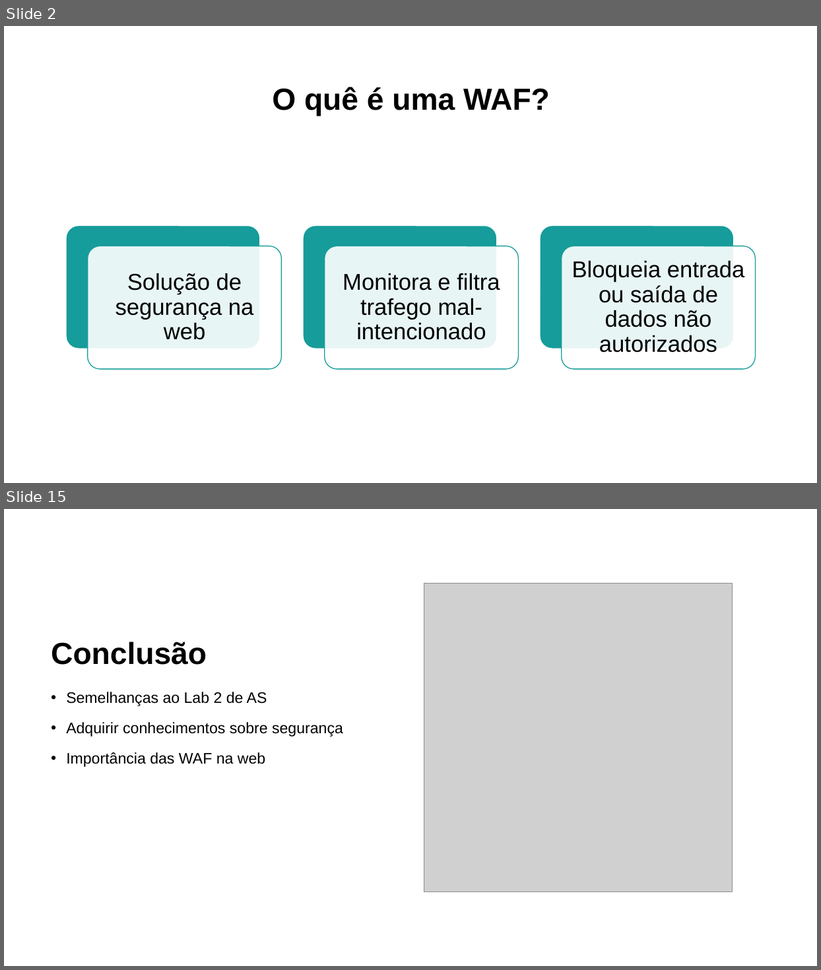
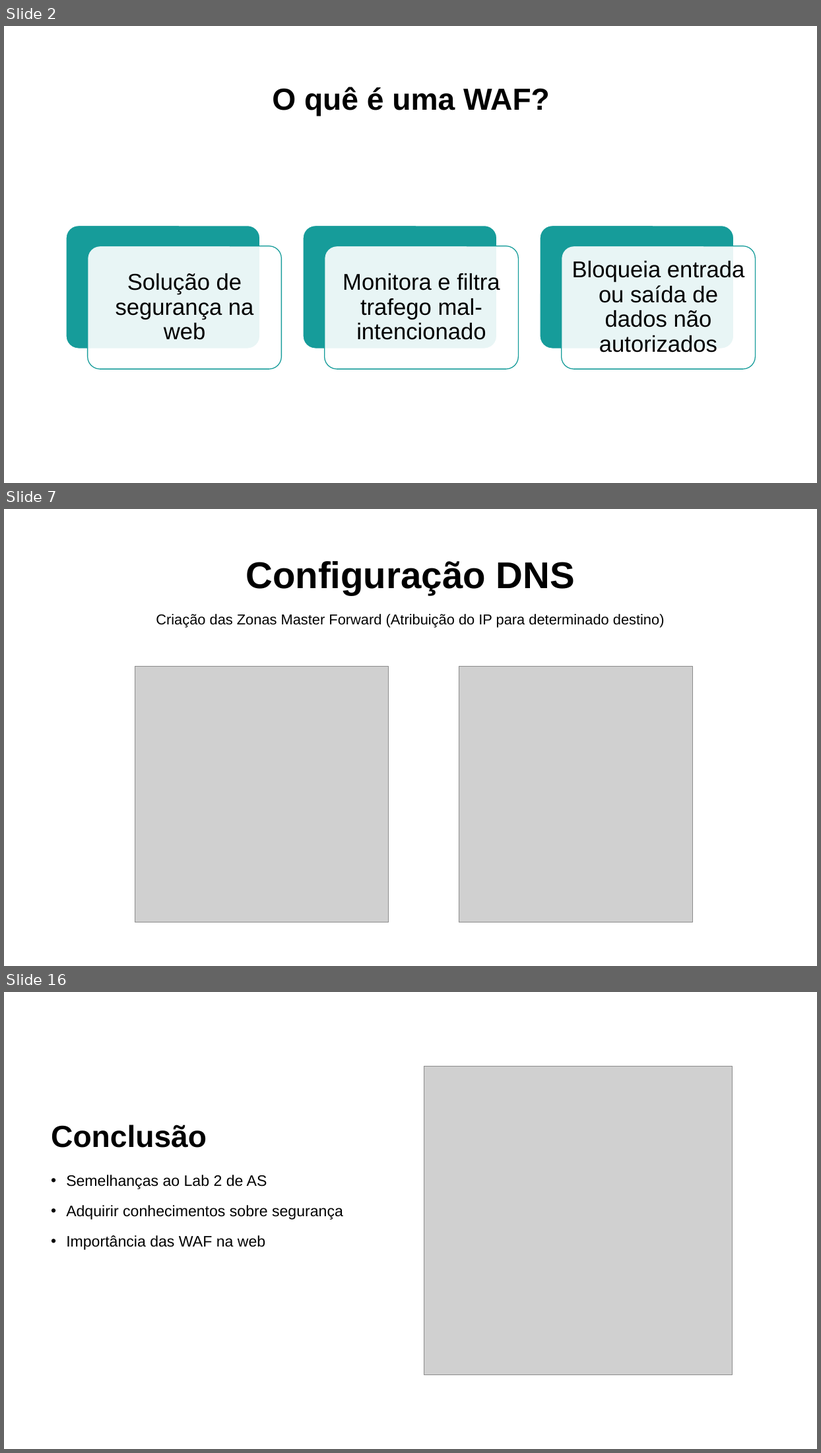
Before and after one commit to MartinhoCaeiro/WAF-Guide, a slide deck: Presentation/SlidesApresentaçãoProjeto.pptx. Shown one above the other, each under a label of ours: slides 2 and 15 before the commit, slides 2, 7 and 16 after it; the slides between them are not shown. The pictures are 821x970 and 821x1453 pixels, drawn with LibreOffice and Linux fonts; fonts in the diff are those of the drawing; grey boxes stand for pictures. Boxes give left, top, right and bottom in pixels: in the first picture for what was removed or moved away, otherwise in the second. Text is boxed around its words. In the diff, an @@ line names an element or a change of style, - is before the commit and + after.

```diff
--- a/Presentation/SlidesApresentaçãoProjeto.pptx
+++ b/Presentation/SlidesApresentaçãoProjeto.pptx
@@ slide 7 added at (x1=4, y1=509, x2=817, y2=966), background #FFFFFF @@
@@ title added at (x1=246, y1=561, x2=575, y2=595), 44 pt, text #000000, bold @@
+Configuração DNS
@@ text added at (x1=156, y1=614, x2=665, y2=627), 17 pt, text #000000 @@
+Criação das Zonas Master Forward (Atribuição do IP para determinado destino)
@@ picture added at (x1=135, y1=666, x2=389, y2=923) @@
@@ picture added at (x1=459, y1=666, x2=692, y2=923) @@
@@ what was slide 15 is now slide 16 @@
```
Also in this commit, not shown: 8 slides changed, 4 other slides added, 4 slides removed, 3 other files.
